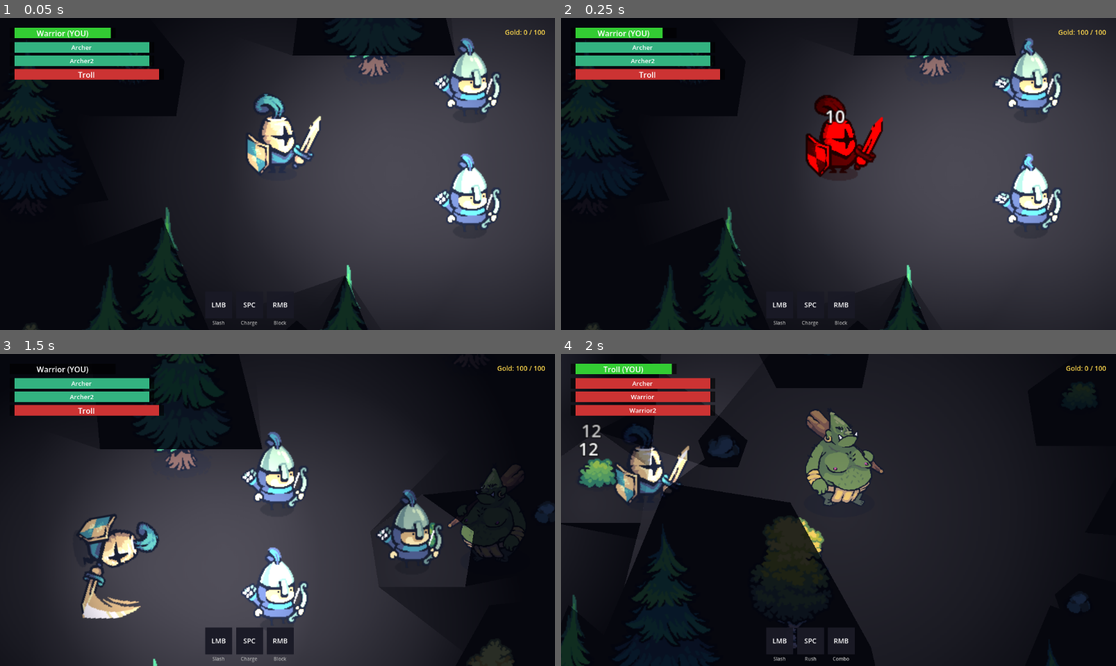
Above: before the commit, frames 1-4 (two rows, left to right).
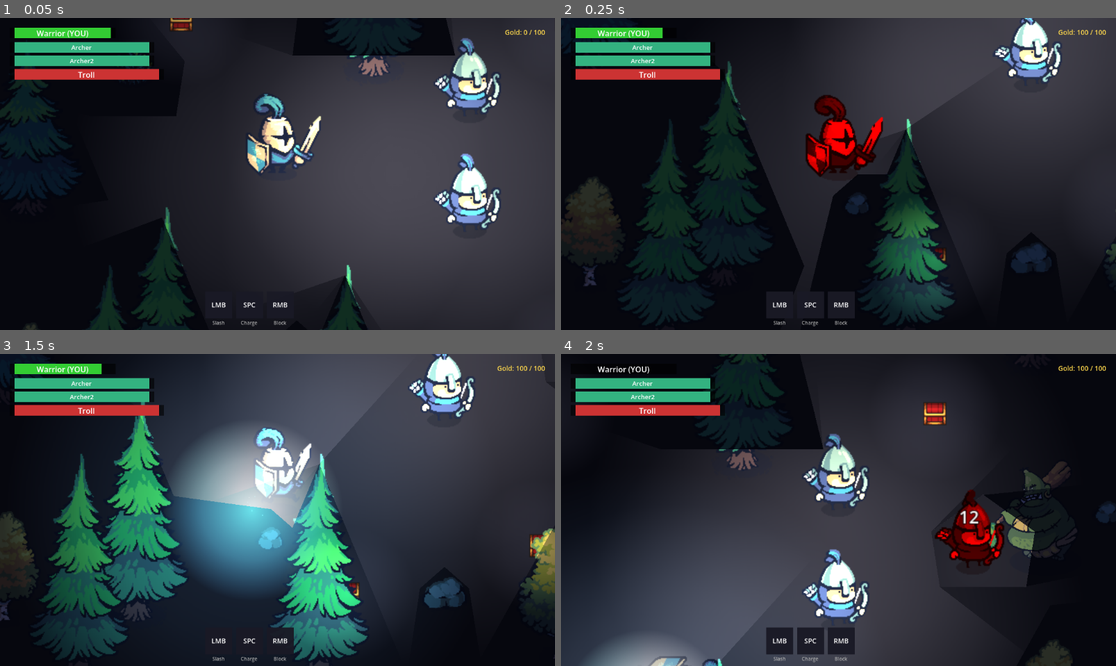
Above: after the commit, the same moments.

Repository: dejectedraven/sword-of-master
Game: Godot game, scene res://tools/smoke_test.tscn
The game is run twice, just before and just after one commit, with the same random seed, the same clock (stepped at 60 frames per second) and the same inputs. This scene is started directly instead of the project's main scene.
Inputs (mouse positions are in pixels of both pictures, inside the frame that each line leads up to):
- Up to frame 1 (0.05 s): no input
- Up to frame 2 (0.25 s): no input
- Up to frame 3 (1.5 s): tap Enter at 0.5 s; move the mouse to (399, 494) at 0.52 s; hold D (right) 0.53-1.28 s; tap F at 0.6, 1.35 s; click (399, 494) at 0.67 s; tap Space at 0.77 s; move the mouse to (166, 525) at 1.27 s; hold S (down) from 1.28 s (still down)
- Up to frame 4 (2 s): keep holding S (down); tap Space at 1.52 s

The runs differ from the first frame. In frame 1, 0.2% of the frame differs, in the area x 25-35%, y 0-13%; in frame 2, 41%; in frame 3, 68%, in the area x 0-100%, y 0-100%; in frame 4, 43%.

Commit message:
feat(items): 阶段3 宝箱x5 + 光精灵(E放置) + 闪现(Q消耗) + HUD道具栏

Diff:
--- /dev/null
+++ b/scenes/objects/light_spirit.gd
@@ -0,0 +1,38 @@
+class_name LightSpirit
+extends Node2D
+# 光精灵：开箱获得的固定照明道具（按 E 放置后永久照亮一片区域）
+
+func _ready():
+	var light = VisionLight.new()
+	light.name = "Light"
+	light.configure(GameConfig.light_spirit_radius, GameConfig.light_spirit_energy, false, Color(0.6, 0.9, 1.0))
+	add_child(light)
+
+	var orb = Sprite2D.new()
+	orb.name = "Orb"
+	orb.texture = VisionLight.get_radial_texture()
+	orb.modulate = Color(0.6, 0.9, 1.0, 0.9)
+	orb.scale = Vector2(0.55, 0.55)
+	add_child(orb)
+
+	var p = CPUParticles2D.new()
+	p.name = "Sparkles"
+	p.amount = 10
+	p.lifetime = 1.5
+	p.direction = Vector2(0, -1)
+	p.spread = 180.0
+	p.gravity = Vector2(0, -10)
+	p.initial_velocity_min = 8.0
+	p.initial_velocity_max = 20.0
+	p.scale_amount_min = 0.5
+	p.scale_amount_max = 1.2
+	var grad = Gradient.new()
+	grad.offsets = PackedFloat32Array([0.0, 1.0])
+	grad.colors = PackedColorArray([Color(0.7, 0.95, 1.0, 0.9), Color(0.4, 0.7, 1.0, 0.0)])
+	p.color_initial_ramp = grad
+	add_child(p)
+
+	# 呼吸脉冲
+	var tw = create_tween().set_loops()
+	tw.tween_property(orb, "scale", Vector2(0.75, 0.75), 1.2).set_trans(Tween.TRANS_SINE).set_ease(Tween.EASE_IN_OUT)
+	tw.tween_property(orb, "scale", Vector2(0.5, 0.5), 1.2).set_trans(Tween.TRANS_SINE).set_ease(Tween.EASE_IN_OUT)
--- /dev/null
+++ b/scenes/objects/light_spirit.tscn
@@ -0,0 +1,6 @@
+[gd_scene load_steps=2 format=3]
+
+[ext_resource type="Script" path="res://scenes/objects/light_spirit.gd" id="1"]
+
+[node name="LightSpirit" type="Node2D"]
+script = ExtResource("1")
--- a/scenes/ui/hud.gd
+++ b/scenes/ui/hud.gd
@@ -15,6 +15,7 @@
 var _boss_entity: Entity
 var _extra_bars: Array = []
 var _end_buttons: Control
+var _item_label: Label
 
 func setup(pl: Entity, boss: Entity, allies: Array = [], enemies: Array = []):
 	_player_entity = pl
@@ -62,6 +63,18 @@
 	result_label.hide()
 	_create_skill_bar()
 	_create_end_buttons()
+	_create_item_label()
+
+func _create_item_label():
+	_item_label = Label.new()
+	_item_label.name = "ItemLabel"
+	_item_label.add_theme_font_size_override("font_size", 14)
+	_item_label.add_theme_color_override("font_color", Color(0.8, 0.95, 1.0))
+	var vs = get_viewport().get_visible_rect().size
+	_item_label.position = Vector2(vs.x / 2 - 160, vs.y - 106)
+	_item_label.size = Vector2(320, 20)
+	_item_label.horizontal_alignment = 1
+	add_child(_item_label)
 
 func _create_end_buttons():
 	var box = VBoxContainer.new()
@@ -127,6 +140,7 @@
 	_update_hp()
 	_update_skill_cd()
 	gold_label.text = "Gold: " + str(GameState.player_gold) + " / " + str(GameConfig.escape_gold_threshold)
+	_update_items()
 	if GameState.is_game_over:
 		result_label.show()
 		if _end_buttons: _end_buttons.show()
@@ -137,6 +151,17 @@
 				result_label.text = "VICTORY!" if GameState.selected_faction == GameState.Faction.HERO else "DEFEATED..."
 			GameState.VictoryType.TROLL_WIN:
 				result_label.text = "VICTORY!" if GameState.selected_faction == GameState.Faction.BOSS else "DEFEATED..."
+
+func _update_items():
+	if not _item_label: return
+	var p = _player_entity
+	if not p or not is_instance_valid(p):
+		_item_label.text = ""
+		return
+	var parts = []
+	if p.blink_charges > 0: parts.append("Q 闪现 x" + str(p.blink_charges))
+	if p.light_spirit_count > 0: parts.append("E 光精灵 x" + str(p.light_spirit_count))
+	_item_label.text = "    ".join(parts)
 
 func _update_hp():
 	if not _player_entity or not is_instance_valid(_player_entity): return
--- a/scripts/objects/chest.gd
+++ b/scripts/objects/chest.gd
@@ -70,6 +70,12 @@
 	if is_instance_valid(_player_entity) and not _player_entity.health.is_dead:
 		var hp = _player_entity.health
 		hp.current_hp = min(hp.current_hp + hp.max_hp * GameConfig.chest_heal_ratio, hp.max_hp)
+		# 随机道具：闪现（Q）/ 光精灵（E）
+		var kind = "blink" if randi() % 2 == 0 else "light_spirit"
+		_player_entity.add_item(kind)
+		var txt = "闪现 x1" if kind == "blink" else "光精灵 x1"
+		var col = Color(0.55, 0.8, 1.0) if kind == "blink" else Color(0.6, 1.0, 0.85)
+		DamageNumber.spawn_label(get_tree().current_scene, global_position, txt, col)
 	# Godot 4.6 CPUParticles2D：initial_velocity→initial_velocity_min/max
 	# scale_amount→scale_amount_min/max；color→color_initial_ramp（Gradient）
 	var p = CPUParticles2D.new()
--- a/scripts/state/entity.gd
+++ b/scripts/state/entity.gd
@@ -23,6 +23,8 @@
 var is_ai_controlled: bool = false
 var team: int = 0  # 阵营：0=中立, 1=英雄方, 2=魔王方（防友伤）
 var input_locked: bool = false  # 开箱小游戏等场景锁定输入
+var blink_charges: int = 0      # 闪现道具数量（Q 使用）
+var light_spirit_count: int = 0 # 光精灵道具数量（E 放置）
 var _flash_timer: float = 0.0
 var _frame_timer: float = 0.0
 var _recovering: bool = false
@@ -205,11 +207,46 @@
 				elif get_node_or_null("ComboAbility"): _try_combo()
 				else: _start_blocking()
 	if event is InputEventKey and event.pressed and not event.echo:
+		if event.is_action_pressed("skill_q"): _use_blink(); return
+		if event.is_action_pressed("skill_e"): _use_light_spirit(); return
 		match event.physical_keycode:
 			KEY_SPACE:
 				if get_node_or_null("TripleShotAbility"): _try_triple_shot()
 				elif get_node_or_null("ChargeAbility"): _try_charge()
 				elif get_node_or_null("RushAbility"): _try_rush()
+
+# ===== 道具 =====
+
+func add_item(kind: String):
+	match kind:
+		"blink": blink_charges += 1
+		"light_spirit": light_spirit_count += 1
+
+# 闪现：朝鼠标方向位移，撞墙截停，短暂无敌
+func _use_blink():
+	if blink_charges <= 0 or state == State.DEAD: return
+	blink_charges -= 1
+	var dir = _aim_dir()
+	if dir.length() < 0.01: dir = facing_direction
+	var target = global_position + dir * GameConfig.blink_distance
+	var space = get_world_2d().direct_space_state
+	var query = PhysicsRayQueryParameters2D.create(global_position, target, 2)
+	query.exclude = [self]
+	var result = space.intersect_ray(query)
+	if result: target = result.position - dir * 20.0
+	_invincible = true
+	var tw = create_tween()
+	tw.tween_property(self, "global_position", target, 0.12)
+	await tw.finished
+	_invincible = false
+
+# 光精灵：在当前位置放置一个固定光源
+func _use_light_spirit():
+	if light_spirit_count <= 0 or state == State.DEAD: return
+	light_spirit_count -= 1
+	var s = load("res://scenes/objects/light_spirit.tscn").instantiate()
+	s.position = global_position
+	get_tree().current_scene.add_child(s)
 
 func _try_attack():
 	if state in [State.ATTACK, State.BLOCK]: return
--- a/scripts/state/game_config.gd
+++ b/scripts/state/game_config.gd
@@ -144,7 +144,13 @@
 var chest_heal_ratio: float = 0.3    # 治疗比例 (最大HP)
 var chest_speed_ramp: float = 20.0   # 每回合加速 px/s
 var chest_max_speed: float = 300.0   # 最高速度 px/s
-var chest_count: int = 2             # 每局生成数量
+var chest_count: int = 5             # 每局生成数量
+
+# ═══════════ 道具 (Items) ═══════════
+var blink_distance: float = 180.0       # 闪现位移距离 px
+var blink_invincible: float = 0.2       # 闪现无敌时间 秒
+var light_spirit_radius: float = 260.0  # 光精灵照明半径 px
+var light_spirit_energy: float = 1.0    # 光精灵光强度
 
 # ═══════════ Props.png 瓦片尺寸（备忘） ═══════════
 # assets/sprites/enemies/Props.png = 576×64
--- a/scripts/ui/damage_number.gd
+++ b/scripts/ui/damage_number.gd
@@ -4,12 +4,15 @@
 # 用法：DamageNumber.spawn(get_tree().current_scene, global_position, 伤害值, 颜色)
 
 static func spawn(parent: Node, world_pos: Vector2, amount: float, color: Color = Color.WHITE):
+	spawn_label(parent, world_pos, str(int(round(amount))), color)
+
+static func spawn_label(parent: Node, world_pos: Vector2, text: String, color: Color = Color.WHITE):
 	if not is_instance_valid(parent): return
 	var n = DamageNumber.new()
-	n.text = str(int(round(amount)))
+	n.text = text
 	n.horizontal_alignment = HORIZONTAL_ALIGNMENT_CENTER
-	n.size = Vector2(60, 24)
-	n.position = world_pos + Vector2(randf_range(-12, 12) - 30, -56)
+	n.size = Vector2(120, 24)
+	n.position = world_pos + Vector2(randf_range(-12, 12) - 60, -56)
 	n.z_index = 100
 	n.material = Unshaded.material()  # 夜里飘字也要可见
 	n.add_theme_font_size_override("font_size", 18)
--- a/tools/smoke_test.gd
+++ b/tools/smoke_test.gd
@@ -108,6 +108,25 @@
 		await _wait_frames(2)
 		_check(door.door_state == 1, "100 金币后逃生门解锁")
 
+	# 道具：闪现（Q）与光精灵（E）
+	if player:
+		player.blink_charges = 1
+		var before_pos = player.global_position
+		player._use_blink()
+		await get_tree().create_timer(0.3).timeout
+		_check(player.global_position.distance_to(before_pos) > 50.0, "闪现位移生效")
+		_check(player.blink_charges == 0, "闪现消耗 1 层")
+		player.light_spirit_count = 1
+		player._use_light_spirit()
+		await _wait_frames(2)
+		var spirit_found = false
+		for c in get_children():
+			if c is LightSpirit: spirit_found = true
+		_check(spirit_found, "光精灵放置生效")
+		_check(player.light_spirit_count == 0, "光精灵消耗 1 个")
+	var hud_node = scene.get_node_or_null("HUD")
+	_check(hud_node != null and hud_node.get_node_or_null("ItemLabel") != null, "HUD 道具栏存在")
+
 	# 蓄力射：满蓄自动释放后必须回到 IDLE（原 bug 会永久卡 ATTACK）
 	var archer = load("res://scenes/entities/archer.tscn").instantiate()
 	archer.name = "Archer"
Not shown, added: scenes/objects/light_spirit.gd.uid
